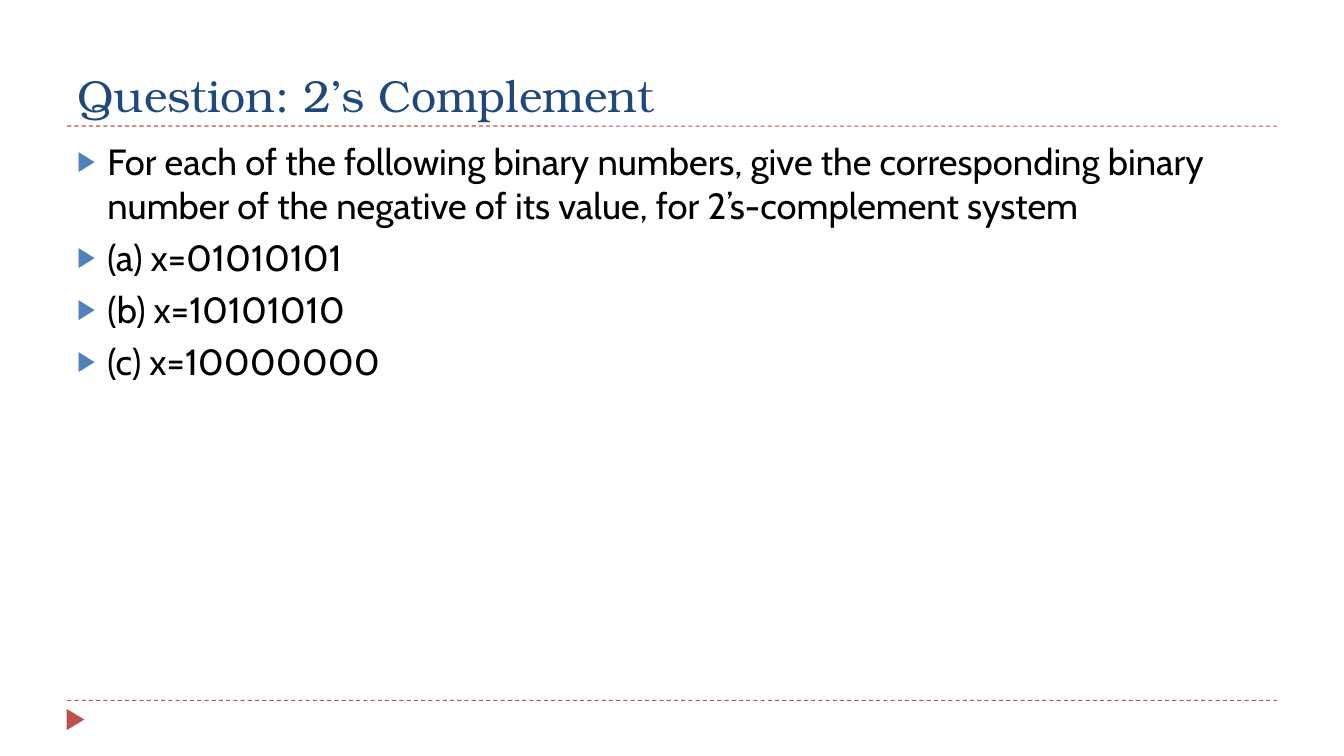
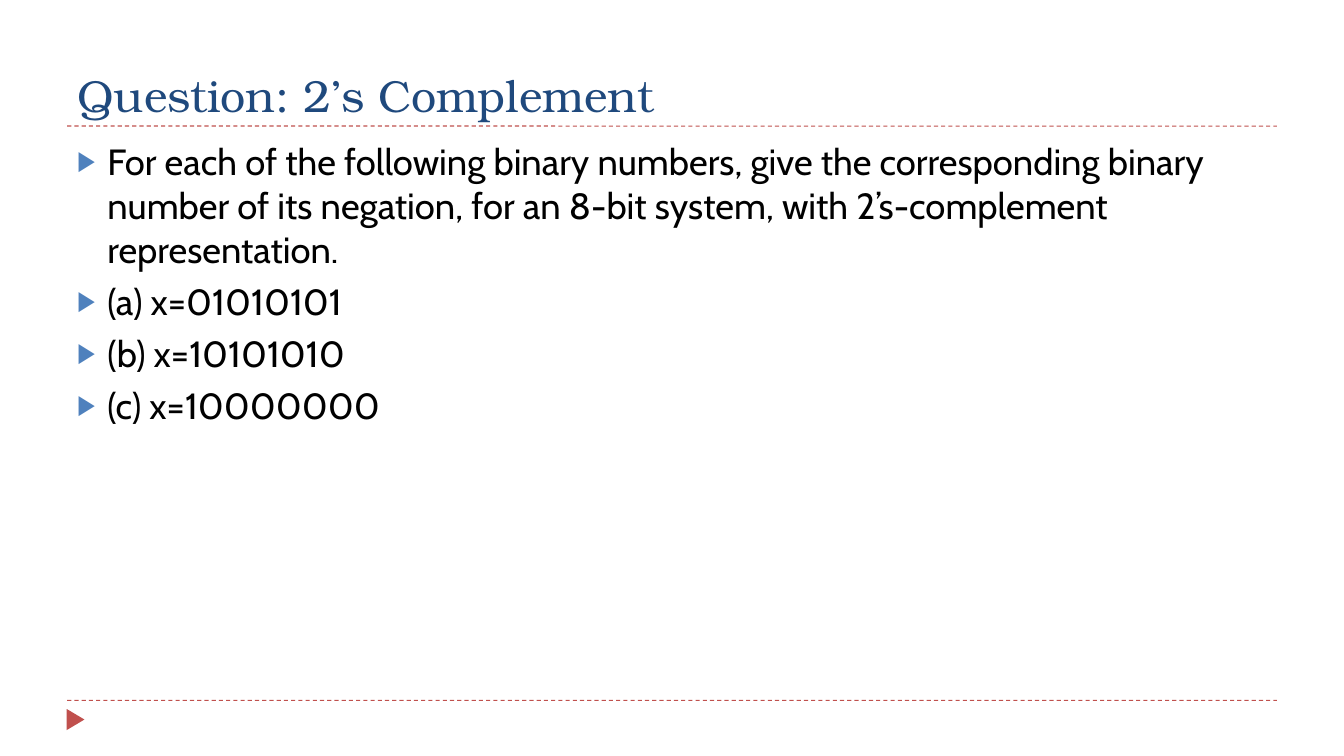
Before and after one commit to guhofstra/CSC111Fa26, a slide deck: slide 4 of PPTs/Ch2_Data_Representation_Exercises ANS.pptx. Drawn at 1344x756 pixels with LibreOffice and Linux fonts; fonts in the diff are those of the drawing. Boxes give left, top, right and bottom in pixels: in the first picture for what was removed or moved away, otherwise in the second. Text is boxed around its words. In the diff, an @@ line names an element or a change of style, - is before the commit and + after.

```diff
--- a/PPTs/Ch2_Data_Representation_Exercises ANS.pptx
+++ b/PPTs/Ch2_Data_Representation_Exercises ANS.pptx
@@ text at <box>107,147,1204,271</box>: text changed @@
-▶ For each of the following binary numbers, give the corresponding binary number of the negative of its value, for 2’s-complement system
+▶ For each of the following binary numbers, give the corresponding binary number of its negation, for an 8-bit system, with 2’s-complement representation.
```
Also in this commit, not shown: 8 other slides changed, 2 other files.
